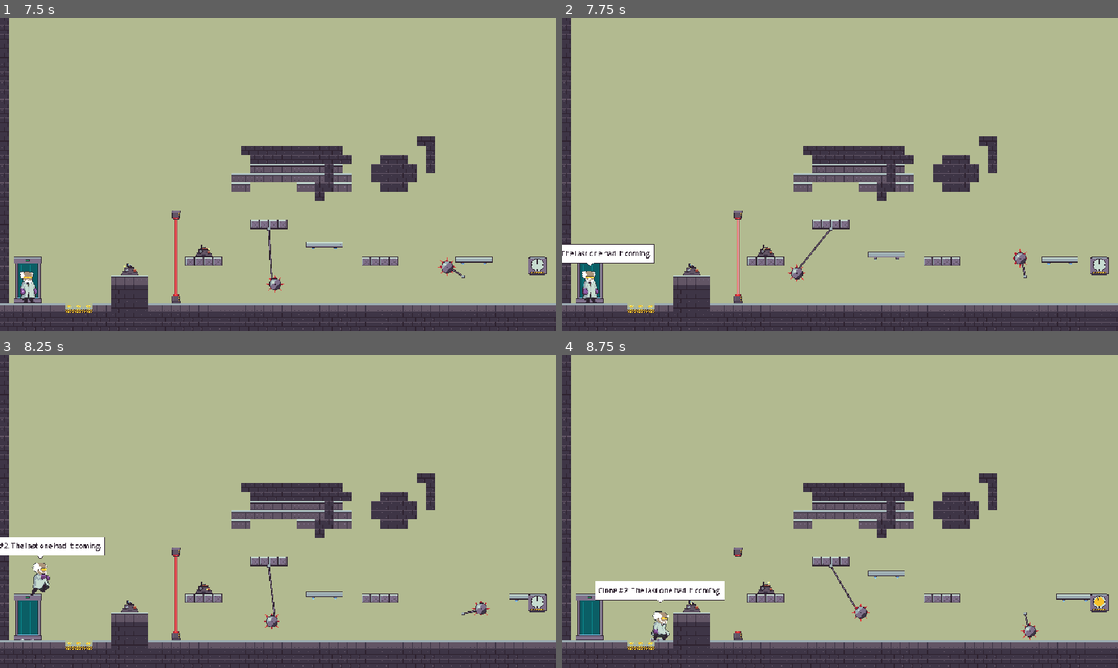
Above: before the commit, frames 1-4 (two rows, left to right).
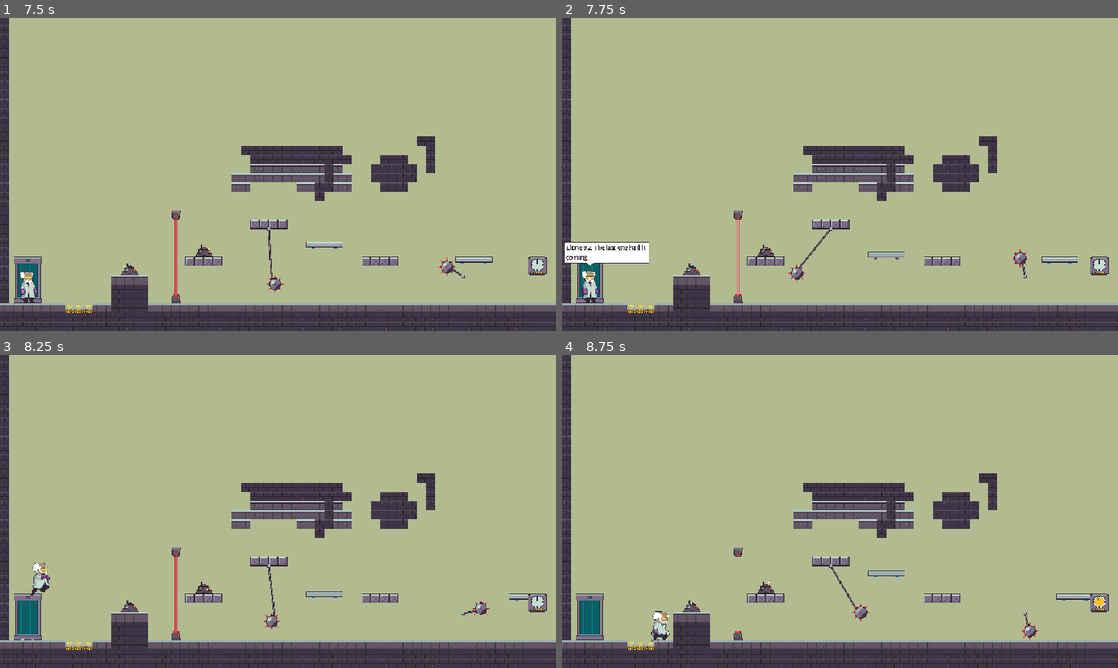
Above: after the commit, the same moments.

Repository: Nidrakon/game-off-2026
Game: Godot game, scene res://scenes/test/sandbox.tscn
The game is run twice, just before and just after one commit, with the same random seed, the same clock (stepped at 60 frames per second) and the same inputs. This scene is started directly instead of the project's main scene.
Inputs (mouse positions are in pixels of both pictures, inside the frame that each line leads up to):
- Up to frame 1 (7.5 s): tap Enter (ui_accept) at 0.5 s; move the mouse to (400, 158) at 0.52 s; hold D (move_right) 0.53-1.25 s; hold Space (jump) 0.53-1.25 s; click (400, 158) at 0.67 s; drag from (166, 190) to (77, 309) at 1.27 s; move the mouse to (333, 105) at 2.02 s; hold A (move_left) 2.03-2.75 s; hold Shift (time_shifter_panel) 2.03-2.75 s; tap Space (jump) at 2.3, 6.77, 6.8, 7.07 s; drag from (250, 237) to (450, 262) at 2.77 s; move the mouse to (444, 221) at 3.52 s; hold D (move_right) 3.53-4.25 s; hold Space (jump) 3.53-4.25 s; tap E (interact) at 3.6 s; tap Escape (pause) at 4.15 s; drag from (111, 127) to (450, 290) at 4.27 s; move the mouse to (305, 174) at 5.02 s; hold D (move_right) 5.03-5.75 s; hold Space (jump) 5.03-5.75 s; click (305, 174) at 5.17 s; drag from (194, 96) to (177, 299) at 5.77 s; move the mouse to (400, 158) at 6.52 s; hold A (move_left) 6.53-7.25 s; hold Shift (time_shifter_panel) 6.53-7.25 s; drag from (166, 190) to (127, 268) at 7.27 s
- Up to frame 2 (7.75 s): no input
- Up to frame 3 (8.25 s): move the mouse to (333, 442) at 8.02 s; hold D (move_right) from 8.03 s (still down); hold Space (jump) from 8.03 s (still down); tap E (interact) at 8.1 s
- Up to frame 4 (8.75 s): keep holding D (move_right); keep holding Space (jump)

Frame 1 is identical in both runs. In frame 2, 0.4% of the frame differs, in the area x 0-17%, y 71-79%; in frame 3, 1.1%; in frame 4, 1.5%, in the area x 6-30%, y 72-80%.

Commit message:
Speech bubbles no longer get in the way of platforming (v0.77)
- Random and respawn quips only appear while the professor stands still
  and vanish as soon as he runs or jumps; important hints (elevator) stay.
- Smaller bubble (font 10, max 140 px) that stays fully on screen at the
  edges, tail still pointing at the speaker.
- New test test_speech.

Co-Authored-By: Claude Opus 5.5 <noreply@anthropic.com>

Diff:
--- a/scripts/player/professor_quips.gd
+++ b/scripts/player/professor_quips.gd
@@ -6,11 +6,14 @@
 ##   der Klon-Nummer (Liste "quips_respawn", Platzhalter {n}).
 ## Alle Zeiten in data/speech_settings.tres. Laeuft nur, solange das Spiel
 ## nicht pausiert ist; spricht nicht, wenn schon eine Blase steht.
+## Seit v0.77 nur, wenn der Professor still steht ("idle_required"); die
+## Blase verschwindet, sobald er laeuft oder springt.
 
 @export var settings: SpeechSettings = preload("res://data/speech_settings.tres")
 
 var _next_quip := 0.0
 var _last_quip := -1
+var _idle_time := 0.0
 
 @onready var _professor: Node2D = get_parent()
 
@@ -21,15 +24,22 @@
 
 
 func _process(delta: float) -> void:
+	_idle_time = 0.0 if SpeechBubble.is_speaker_moving(_professor) else _idle_time + delta
 	if not settings.random_enabled or _professor.get("is_dead") or _professor.get("is_leaving"):
 		return
 	_next_quip -= delta
-	if _next_quip > 0.0:
+	# Faellig, aber erst, wenn er still steht (sonst stoert die Blase).
+	if _next_quip > 0.0 or not is_idle():
 		return
 	_next_quip = randf_range(settings.random_interval_min, settings.random_interval_max)
 	if SpeechBubble.is_speaking(_professor):
 		return
 	say_random()
+
+
+## Steht der Professor lange genug still fuer einen Spruch?
+func is_idle() -> bool:
+	return _idle_time >= settings.idle_required
 
 
 ## Sagt einen zufaelligen Spruch (nicht denselben wie zuletzt).
@@ -41,7 +51,7 @@
 	if quips.size() > 1 and index == _last_quip:
 		index = (index + 1) % quips.size()
 	_last_quip = index
-	SpeechBubble.say_text(_professor, str(quips[index]))
+	SpeechBubble.say_text(_professor, str(quips[index]), 64.0, true)
 
 
 ## Respawn-Spruch mit Klon-Nummer.
@@ -50,12 +60,19 @@
 	if lines.is_empty():
 		return
 	var text := str(lines[randi() % lines.size()]).replace("{n}", str(SaveGame.clone_number))
-	SpeechBubble.say_text(_professor, text)
+	SpeechBubble.say_text(_professor, text, 64.0, true)
 
 
 func _check_respawn() -> void:
 	if not SaveGame.take_respawn_pending() or randf() > settings.respawn_chance:
 		return
 	await get_tree().create_timer(settings.respawn_delay, false).timeout
+	# Auf einen ruhigen Moment warten; laeuft er sofort los, entfaellt der Spruch.
+	var waited := 0.0
+	while is_instance_valid(_professor) and not _professor.get("is_dead") and SpeechBubble.is_speaker_moving(_professor):
+		if waited >= settings.respawn_max_wait:
+			return
+		await get_tree().process_frame
+		waited += get_process_delta_time()
 	if is_instance_valid(_professor) and not _professor.get("is_dead"):
 		say_respawn()
--- a/scripts/player/speech_settings.gd
+++ b/scripts/player/speech_settings.gd
@@ -12,12 +12,18 @@
 @export_range(0.0, 600.0, 1.0, "or_greater") var first_delay := 20.0
 ## Zufaellige Sprueche ganz abschalten.
 @export var random_enabled := true
+## Sprueche kommen nur, wenn der Professor so lange still auf dem Boden steht
+## (Sekunden), und verschwinden, sobald er laeuft oder springt (seit v0.77).
+@export_range(0.0, 10.0, 0.1) var idle_required := 1.5
 
 @export_group("Respawn")
 ## Wahrscheinlichkeit fuer einen Respawn-Spruch nach dem Tod (0 bis 1).
 @export_range(0.0, 1.0, 0.05) var respawn_chance := 1.0
 ## Wartezeit nach dem Erscheinen in der Klonstation (Sekunden).
 @export_range(0.0, 5.0, 0.05) var respawn_delay := 0.8
+## So lange wartet der Respawn-Spruch hoechstens darauf, dass der Professor
+## still steht; sonst entfaellt er (Sekunden).
+@export_range(0.0, 30.0, 0.5) var respawn_max_wait := 6.0
 
 @export_group("Sprechblase")
 ## Grundzeit und Zusatzzeit pro Zeichen, die eine Blase stehen bleibt.
--- a/scripts/ui/speech_bubble.gd
+++ b/scripts/ui/speech_bubble.gd
@@ -7,15 +7,24 @@
 ## Sprueche des Professors steuert scripts/player/professor_quips.gd.
 ## Nur Palettenfarben.
 
-## Groesste Breite des Kastens (Pixel), danach wird umgebrochen.
-const MAX_WIDTH := 220.0
-const FONT_SIZE := 12
+## Groesste Breite des Kastens (Pixel), danach wird umgebrochen. Klein
+## gehalten (seit v0.77), damit die Blase moeglichst wenig vom Level
+## verdeckt; halbtransparent geht nicht (nur Palettenfarben, Doku 1.7).
+const MAX_WIDTH := 140.0
+const FONT_SIZE := 10
+## Beiplaudereien ("dismiss_on_move") verschwinden, sobald die Figur laeuft
+## oder springt, aber fruehestens nach dieser Zeit (Sekunden).
+const DISMISS_GRACE := 0.2
+## Ab dieser Geschwindigkeit (Pixel pro Sekunde) gilt die Figur als bewegt.
+const MOVE_SPEED := 20.0
 # Farben aus der Palette.
 const COLOR_FILL := Color("ffffff")
 const COLOR_EDGE := Color("2e222f")
 
 var _time_left := 0.0
 var _panel: PanelContainer
+var _dismiss_on_move := false
+var _age := 0.0
 
 
 ## Einstellungen (Lesezeit), gemeinsam mit den Spruechen des Professors.
@@ -30,12 +39,15 @@
 
 
 ## Wie say(), aber mit fertigem Text (z. B. Spruch mit Klon-Nummer).
-static func say_text(speaker: Node2D, text: String, height := 64.0) -> SpeechBubble:
+## "dismiss_on_move": Blase verschwindet, sobald die Figur laeuft oder
+## springt (fuer Sprueche nebenbei, damit sie das Springen nicht stoeren).
+static func say_text(speaker: Node2D, text: String, height := 64.0, dismiss_on_move := false) -> SpeechBubble:
 	for child in speaker.get_children():
 		if child is SpeechBubble:
 			child.queue_free()
 	var bubble := SpeechBubble.new()
 	bubble._build(text, height)
+	bubble._dismiss_on_move = dismiss_on_move
 	speaker.add_child(bubble)
 	bubble._chatter(clampi(text.length() / 12, 2, 6))
 	return bubble
@@ -72,7 +84,7 @@
 	style.bg_color = COLOR_FILL
 	style.border_color = COLOR_EDGE
 	style.set_border_width_all(1)
-	style.set_content_margin_all(5)
+	style.set_content_margin_all(3)
 	style.anti_aliasing = false
 	_panel.add_theme_stylebox_override("panel", style)
 	_panel.mouse_filter = Control.MOUSE_FILTER_IGNORE
@@ -91,16 +103,37 @@
 	_place_panel()
 
 
-## Kasten mittig ueber der Spitze ausrichten.
+## Kasten mittig ueber der Spitze ausrichten, aber im sichtbaren Bild
+## halten (steht die Figur am Rand, rutscht der Kasten zur Mitte; die Spitze
+## zeigt weiter auf die Figur).
 func _place_panel() -> void:
-	_panel.position = Vector2(-floorf(_panel.size.x * 0.5), -_panel.size.y - 5.0)
+	var x := -floorf(_panel.size.x * 0.5)
+	if is_inside_tree():
+		var view := get_viewport().get_canvas_transform().affine_inverse() * get_viewport().get_visible_rect()
+		var margin := 4.0
+		var left := view.position.x + margin - global_position.x
+		var right := view.end.x - margin - global_position.x - _panel.size.x
+		x = clampf(x, minf(left, right), maxf(left, right))
+		# Die Spitze muss unter dem Kasten bleiben.
+		x = clampf(x, -_panel.size.x + 8.0, -8.0)
+	_panel.position = Vector2(roundf(x), -_panel.size.y - 5.0)
 	queue_redraw()
 
 
 func _process(delta: float) -> void:
 	_time_left -= delta
-	if _time_left <= 0.0:
+	_age += delta
+	_place_panel()
+	if _time_left <= 0.0 or (_dismiss_on_move and _age >= DISMISS_GRACE and is_speaker_moving(get_parent())):
 		queue_free()
+
+
+## Laeuft, springt oder faellt die Figur gerade?
+static func is_speaker_moving(speaker: Node) -> bool:
+	var body := speaker as CharacterBody2D
+	if body == null:
+		return false
+	return body.velocity.length() > MOVE_SPEED or not body.is_on_floor()
 
 
 func _draw() -> void:
--- /dev/null
+++ b/tests/test_speech.gd
@@ -0,0 +1,69 @@
+extends SceneTree
+# Automatischer Test: Sprechblasen stoeren das Springen nicht. Sprueche
+# kommen nur im Stillstand, verschwinden beim Losrennen; Blasen sind klein.
+# Wichtige Hinweise (z. B. Fahrstuhl) bleiben stehen.
+var fails := 0
+func check(name: String, ok: bool, info := "") -> void:
+	print(("PASS " if ok else "FAIL ") + name + "  (" + info + ")")
+	if not ok: fails += 1
+
+
+func bubble_of(p: Node) -> SpeechBubble:
+	for c in p.get_children():
+		if c is SpeechBubble and not c.is_queued_for_deletion():
+			return c
+	return null
+
+
+func wait(seconds: float) -> void:
+	for i in roundi(seconds * 60.0): await physics_frame
+
+
+func _initialize() -> void:
+	await process_frame
+	root.get_node("SaveGame").test_mode = true
+	change_scene_to_file("res://scenes/levels/level_base.tscn")
+	await process_frame
+	while current_scene == null or not current_scene.is_in_group("level"): await process_frame
+	var p = current_scene.get_node("Professor")
+	var quips = p.get_node("Quips")
+	await wait(1.5)
+	# Faellig, aber er rennt: kein Spruch
+	Input.action_press("move_right")
+	await wait(0.3)
+	quips._next_quip = 0.0
+	await wait(1.0)
+	check("Kein Spruch beim Rennen", bubble_of(p) == null)
+	Input.action_release("move_right")
+	await wait(2.2)
+	var b := bubble_of(p)
+	check("Spruch kommt, sobald er still steht", b != null)
+	if b:
+		var w: float = b._panel.size.x
+		check("Blase klein (hoechstens 150 px breit)", w <= 150.0, "%.0f px" % w)
+	# Losrennen: Spruch verschwindet sofort
+	Input.action_press("move_left")
+	await wait(0.5)
+	Input.action_release("move_left")
+	check("Spruch verschwindet beim Losrennen", bubble_of(p) == null)
+	# Fahrstuhl-Hinweis bleibt auch beim Laufen stehen
+	await wait(1.0)
+	SpeechBubble.say(p, "speech_elevator_keycard")
+	Input.action_press("move_right")
+	await wait(0.5)
+	Input.action_release("move_right")
+	check("Wichtiger Hinweis bleibt beim Laufen", bubble_of(p) != null)
+	# Am linken Rand: Kasten bleibt im Bild
+	await wait(3.0)
+	for c in p.get_children():
+		if c is SpeechBubble: c.queue_free()
+	p.global_position = Vector2(30, 496)
+	p.velocity = Vector2.ZERO
+	await wait(0.5)
+	var edge := SpeechBubble.say_text(p, "Without my exoskeleton I'd never have survived that drop.")
+	await wait(0.1)
+	var r: Rect2 = edge._panel.get_global_rect()
+	check("Blase am Rand bleibt im Bild", r.position.x >= 0.0 and r.end.x <= 960.0, str(r))
+	DirAccess.remove_absolute("user://savegame_test.json")
+	print("Fehler: %d" % fails)
+	quit(1 if fails else 0)
Not shown, added: tests/test_speech.gd.uid
Not shown, changed: projektdokumentation.md
Not shown, changed: versionsprotokoll.md
